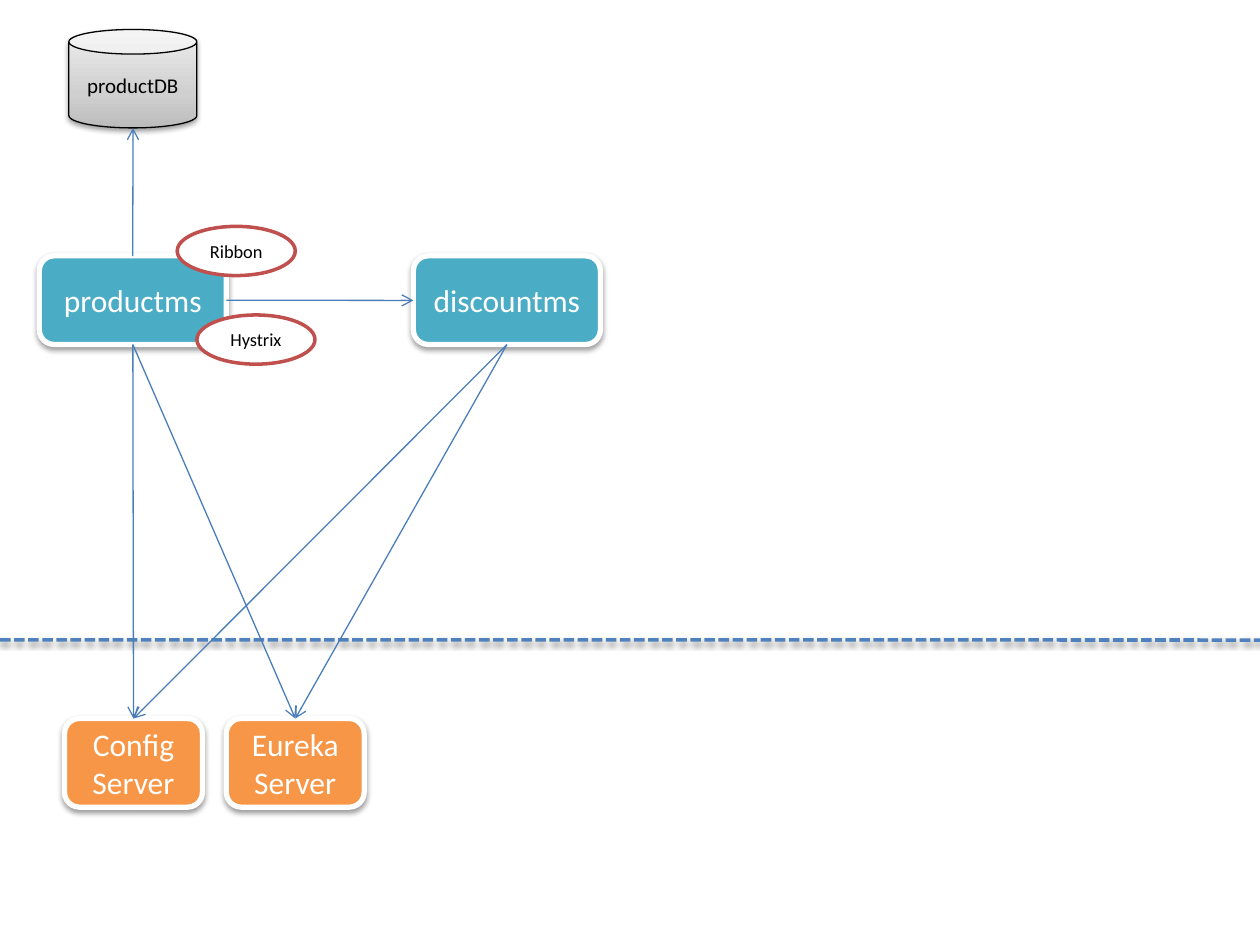
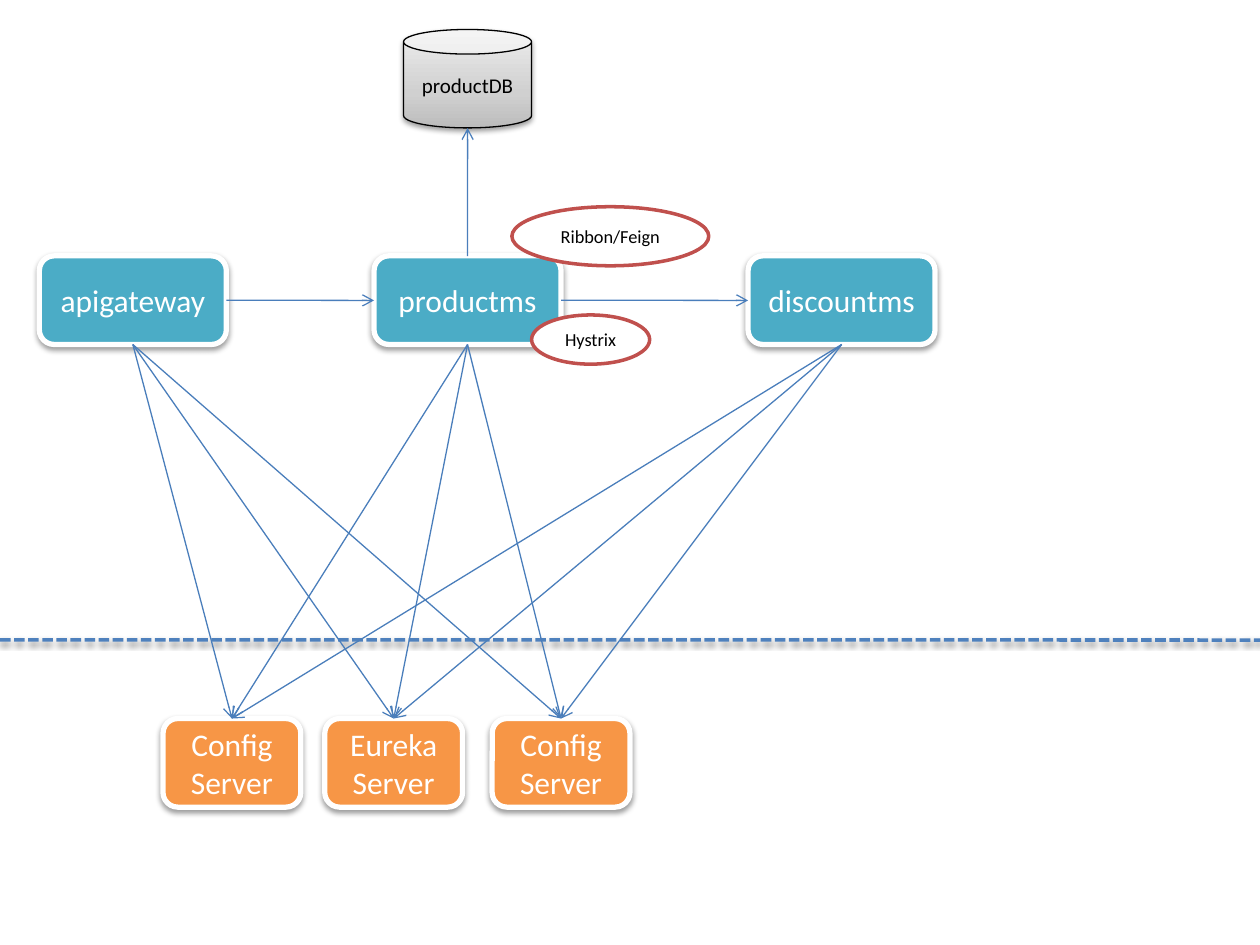
Before and after one commit to kapilraina/kolkata2020labs, a slide deck: slide 1 of Lab-Designs.pptx. Drawn at 1260x945 pixels with LibreOffice and Linux fonts; fonts in the diff are those of the drawing. Boxes give left, top, right and bottom in pixels: in the first picture for what was removed or moved away, otherwise in the second. Text is boxed around its words. In the diff, an @@ line names an element or a change of style, - is before the commit and + after.

```diff
--- a/Lab-Designs.pptx
+++ b/Lab-Designs.pptx
@@ 2 rounded rectangles, 2 arrows, 1 cylinder, 1 ellipse: place and size @@
-2 rounded rectangles, 2 arrows, 1 cylinder, 1 ellipse at (39, 29, 600, 364)
+2 rounded rectangles, 2 arrows, 1 cylinder, 1 ellipse at (374, 29, 935, 364)
@@ ellipse "Ribbon/Feign": place and size @@
-ellipse "Ribbon/Feign" at (178, 227, 296, 276)
+ellipse "Ribbon/Feign" at (512, 207, 708, 266)
@@ text in ellipse at (561, 230, 660, 246): text changed @@
-Ribbon
+Ribbon/Feign
@@ rounded rectangle added at (39, 256, 226, 344), fill #4BACC6, outline #FFFFFF 3 pt, 18 pt, text #FFFFFF @@
+apigateway
@@ arrow added from (227, 300) to (374, 300), #4B7EBC 0.75 pt @@
@@ arrow added from (132, 344) to (232, 718), #4B7EBC 0.75 pt @@
@@ arrow added from (132, 344) to (393, 718), #4B7EBC 0.75 pt @@
@@ arrow added from (132, 344) to (561, 718), #4B7EBC 0.75 pt @@
@@ arrow moved from (507, 344) - (134, 718) to (842, 344) - (232, 718) @@
@@ arrow moved from (132, 344) - (134, 718) to (467, 344) - (232, 718) @@
@@ arrow moved from (132, 344) - (295, 718) to (467, 344) - (393, 718) @@
@@ arrow moved from (507, 344) - (295, 718) to (842, 344) - (393, 718) @@
@@ arrow added from (467, 344) to (561, 718), #4B7EBC 0.75 pt @@
@@ arrow added from (842, 344) to (561, 718), #4B7EBC 0.75 pt @@
@@ rounded rectangle "Config Server": place and size @@
-rounded rectangle "Config Server" at (64, 718, 202, 806)
+rounded rectangle "Config Server" at (163, 718, 300, 806)
@@ rounded rectangle "Eureka Server": place and size @@
-rounded rectangle "Eureka Server" at (227, 718, 364, 806)
+rounded rectangle "Eureka Server" at (325, 718, 462, 806)
@@ rounded rectangle added at (493, 718, 630, 806), fill #F79646, outline #FFFFFF 3 pt, 18 pt, text #FFFFFF @@
+Config Server
```
Also in this commit, not shown: 13 other files.
